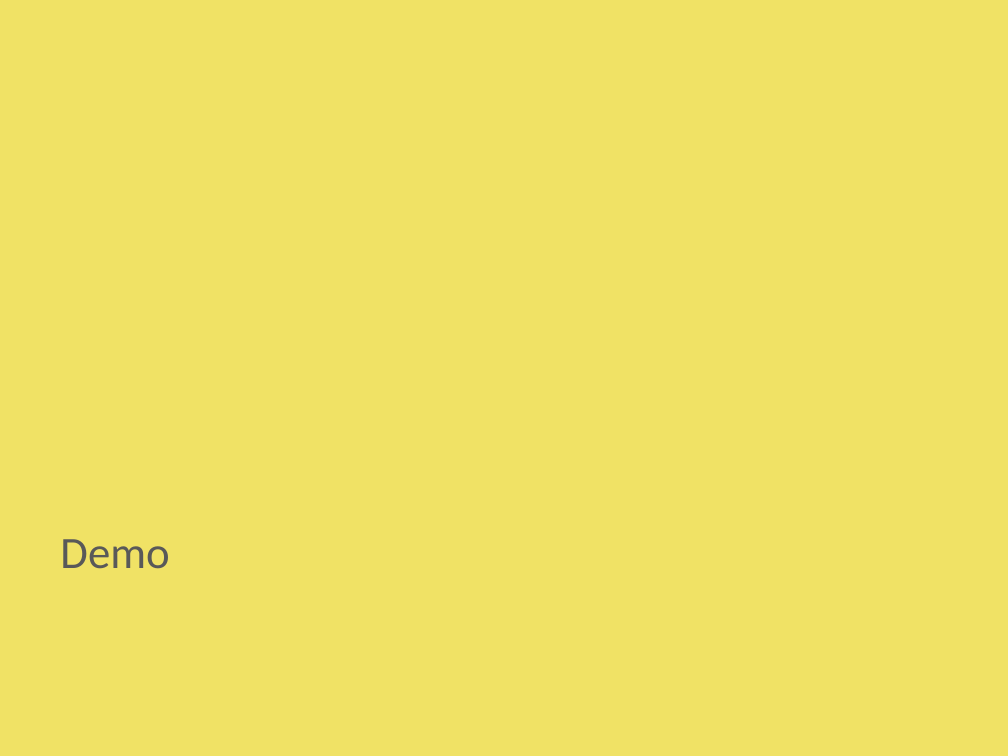
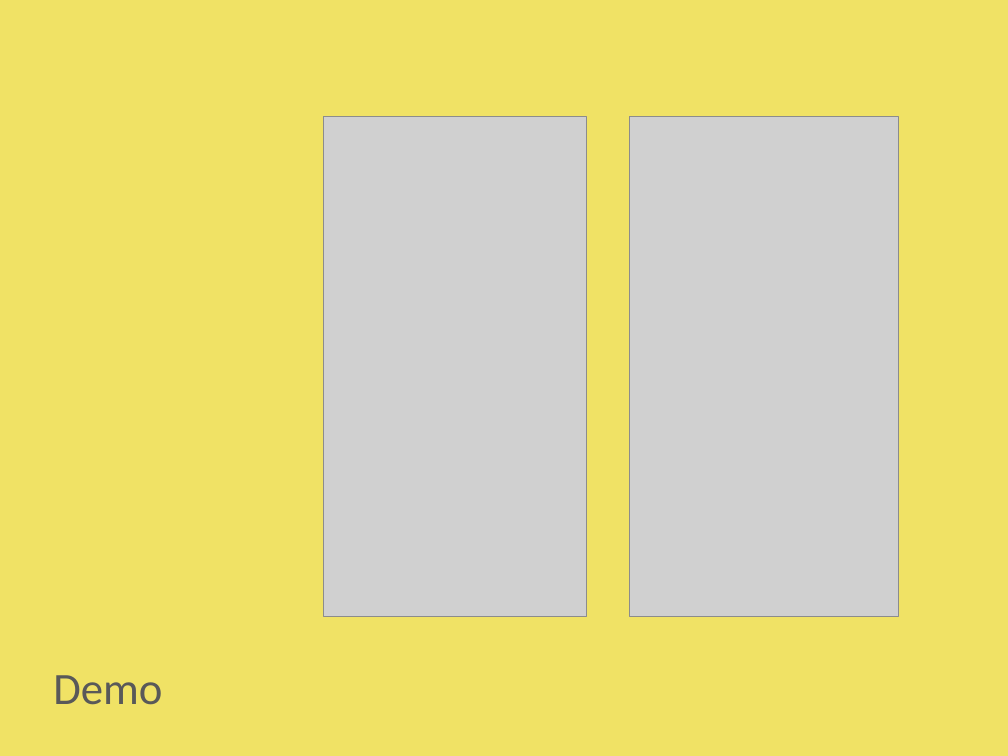
Before and after one commit to sathishvj/limitless, a slide deck: slide 7 of misc/ppt/limitless.pptx (slide 8 before the commit). Drawn at 1008x756 pixels with LibreOffice and Linux fonts; fonts in the diff are those of the drawing; grey boxes stand for pictures. Boxes give left, top, right and bottom in pixels: in the first picture for what was removed or moved away, otherwise in the second. Text is boxed around its words. In the diff, an @@ line names an element or a change of style, - is before the commit and + after.

```diff
--- a/misc/ppt/limitless.pptx
+++ b/misc/ppt/limitless.pptx
@@ picture added at <box>324,117,587,618</box> @@
@@ picture added at <box>629,117,898,618</box> @@
@@ text "Demo": place and size @@
-text "Demo" at <box>60,539,169,569</box>
+text "Demo" at <box>53,675,162,705</box>
```
Also in this commit, not shown: 2 other slides changed, 1 slide removed.
